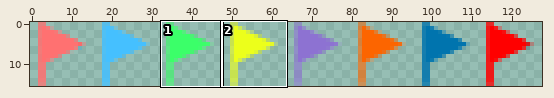
Edited in one commit: sprite sheet (res/flags.png). Above: a wide view before the commit, with the close-up outlined.
Close-up. The starting point:
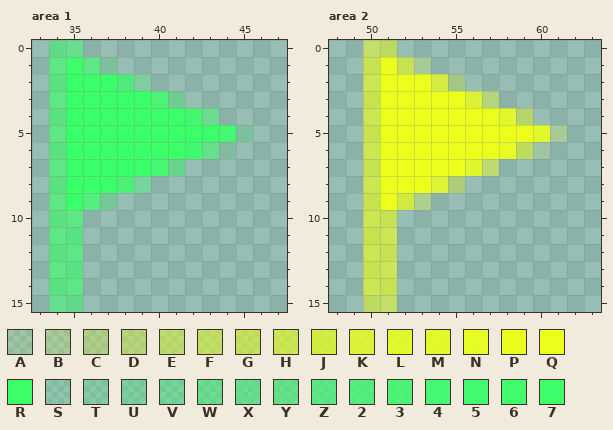
The file is 128x16 pixels. Pixels under 10% opacity are left out. Colours within 5 levels of each other are drawn and written as one. Shown: area 1: x 33..47, y 0..15; area 2: x 48..63, y 0..15. The commit also changed other parts of the picture, which this record leaves out.
Palette (. is transparent): A #ecff1b1a  B #ecff1b2e  C #ecff1b44  D #ecff1b5a  E #ecff1b70  F #ecff1b81  G #ecff1b89  H #ecff1b9f  J #ecff1bb9  K #ecff1bcf  L #ecff1be1  M #ecff1be7  N #ecff1bef  P #ecff1bf9  Q #ecff1b  R #3bff69  S #3bff691a  T #3bff692e  U #3bff6944  V #3bff695a  W #3bff6970  X #3bff6981  Y #3bff6989  Z #3bff699f  2 #3bff69b9  3 #3bff69cf  4 #3bff69e1  5 #3bff69e7  6 #3bff69ef  7 #3bff69f9
Pixels before, area 1, first column x 34:
 0 XX..........
 1 Z7ZT........
 2 ZRRR2U......
 3 ZRRRRR3V....
 4 ZRRRRRRR4W..
 5 ZRRRRRRRRR5T
 6 ZRRRRRRR6YS.
 7 ZRRRRR4W....
 8 ZRRR3V......
 9 ZR2U........
10 ZZ..........
11 ZZ..........
12 ZZ..........
13 ZZ..........
14 ZZ..........
15 XX..........
Pixels before, area 2, first column x 50:
 0 FF..........
 1 HPHB........
 2 HQQQJC......
 3 HQQQQQKD....
 4 HQQQQQQQLE..
 5 HQQQQQQQQQMB
 6 HQQQQQQQNGA.
 7 HQQQQQLE....
 8 HQQQKD......
 9 HQJC........
10 HH..........
11 HH..........
12 HH..........
13 HH..........
14 HH..........
15 FF..........
The result:
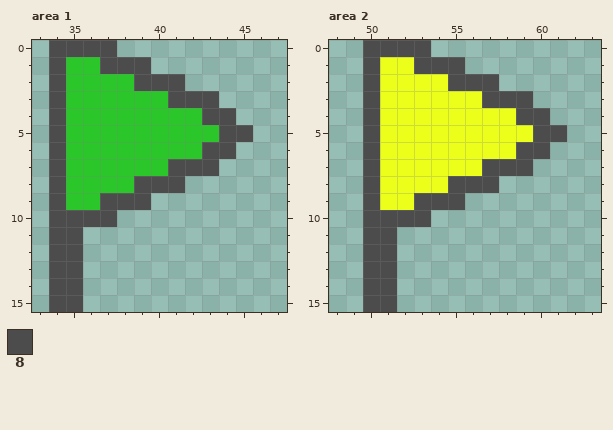
Colours new in this view: 8 #4c4c4c
Changes in this commit:
colour R: #3bff69 -> #2ac62a
Changed rows in their new state; - is a pixel that keeps its letter.
Area 1:
first column x 34:
 0 8888--------
 1 8RR888------
 2 8---R888----
 3 8-----R888--
 4 8-------R88-
 5 8---------88
 6 8-------R88-
 7 8-----R888--
 8 8---R888----
 9 8-R888------
10 8888--------
11 88----------
12 88----------
13 88----------
14 88----------
15 88----------
Area 2:
first column x 50:
 0 8888--------
 1 8QQ888------
 2 8---Q888----
 3 8-----Q888--
 4 8-------Q88-
 5 8---------88
 6 8-------Q88-
 7 8-----Q888--
 8 8---Q888----
 9 8-Q888------
10 8888--------
11 88----------
12 88----------
13 88----------
14 88----------
15 88----------
Pixel boxes of the changes (left, top, right, bottom) in both close-ups:
changed: (49, 40, 253, 312)
changed: (363, 40, 567, 312)
